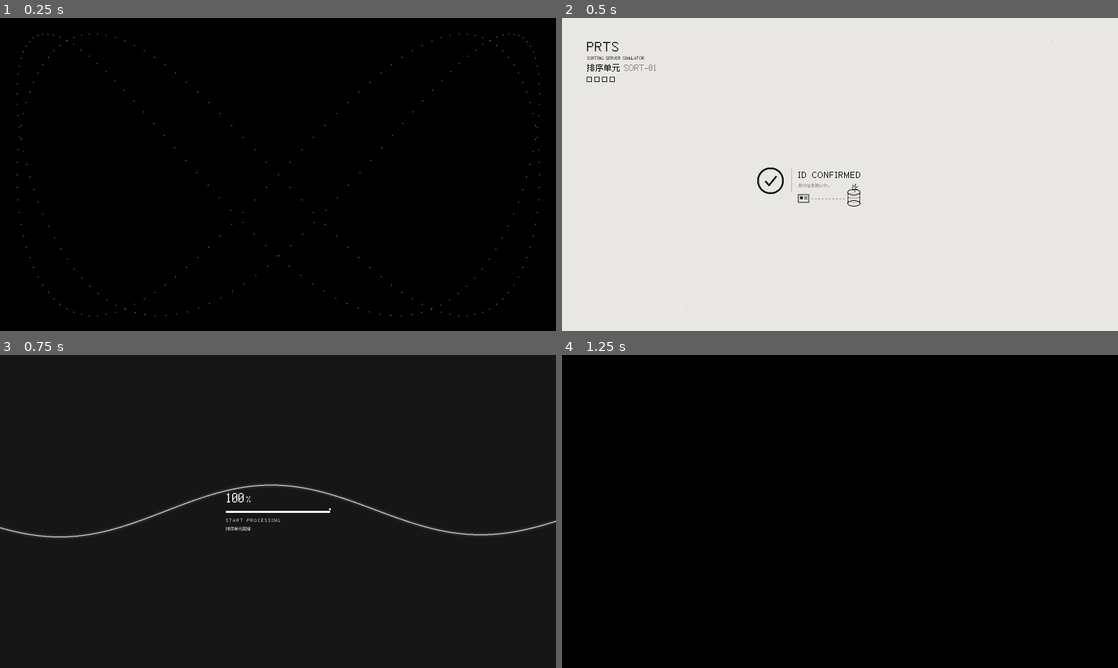
Above: before the commit, frames 1-4 (two rows, left to right).
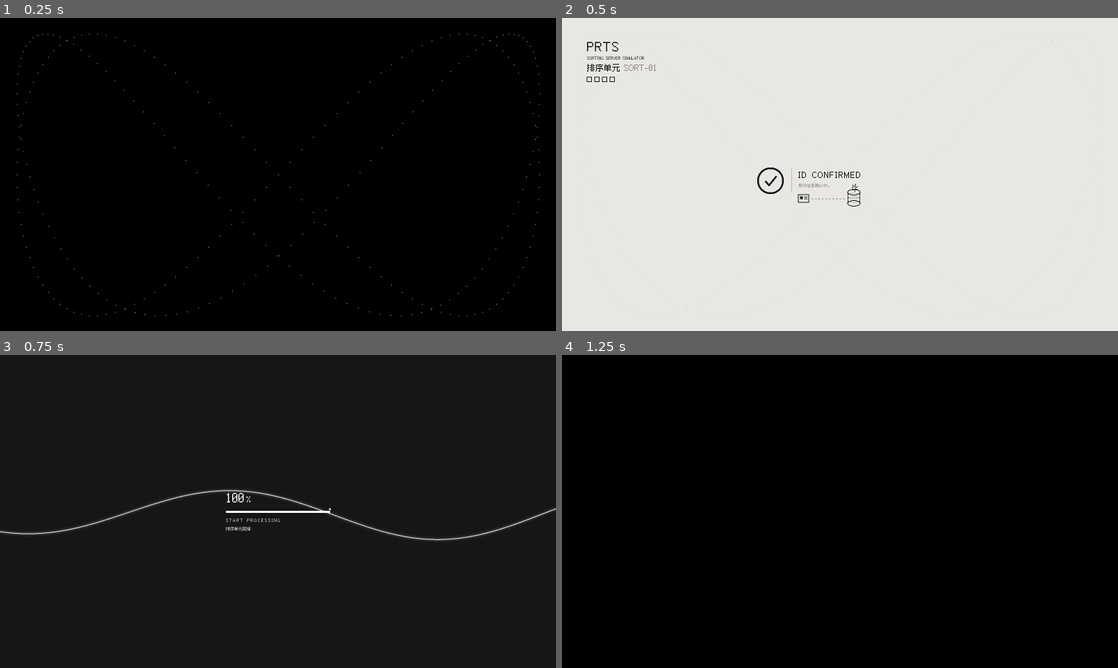
Above: after the commit, the same moments.

Repository: WWNNL/SORTING-SERVER-SIMULATOR
Game: Godot game, scene res://scenes/main.tscn
Two runs of this game, one before a commit and one after it. Both use one fixed random seed, a clock stepped at 60 frames per second and the inputs below.
Inputs (mouse positions are in pixels of both pictures, inside the frame that each line leads up to):
- Up to frame 1 (0.25 s): no input
- Up to frame 2 (0.5 s): no input
- Up to frame 3 (0.75 s): click (400, 639) at 0.52 s; type "12" at 0.6 s
- Up to frame 4 (1.25 s): no input

Frames 1-2 are identical in both runs. In frame 3, 1.6% of the frame differs, in the area x 0-100%, y 41-60%; in frame 4, nothing differs.

Commit message:
feat: 接入屏的波形走起来
黑屏那条正弦波原来是静止的。给相位加一个随时间递增的项，波峰就沿 x 一路
推过去；两个分量用不同的速度（主波 3.0 弧度/秒、次级 0.37 倍），叠出来的
形状边走边变形——同速的话整条只是平移，看着像一张图在滑，不像"信号在流"。
另外整条波形还缓慢上下浮一点（0.7 弧度/秒的小幅起伏）。

速度是量出来的：3.0 弧度/秒约合每秒 0.35 个屏宽，一段 2.4 秒的处理里波形
刚好从画面一头走到另一头——看得出来在流，又不至于快到晃眼。

波形抽成纯函数 wave_y(u, h, t)，测试因此能量出"它真的在动"：
- 七个采样点在 0.35 秒里全部挪动了
- 三秒里最高最低都落在屏高的 36%~64% 之间（不会跑出中段压到上下的字）
- 一秒内每个采样点的振幅都超过 1px（不是只有个别点在抖）

波形画在文字**下面**，波峰扫过时数字仍压在上面（实测最坏情况：波峰压在
百分比数字顶部，数字照读）。这一点和参考一致——参考里那道光带也是从
"START PROCESSING" 那组字后面穿过去的。

Diff:
--- a/scripts/ui/login_screen.gd
+++ b/scripts/ui/login_screen.gd
@@ -76,6 +76,10 @@
 const TEXT_X := -120.0        ## 两行字的左边界
 ## 黑屏中央：百分比 + 进度条那一组的半宽
 const BAR_HALF := 150.0
+## 波形的行进速度（弧度/秒）。主波 3.0 大约每秒走 0.35 个屏宽——
+## 一段 2.4 秒的处理里它刚好从画面一头走到另一头，看得出来在流，
+## 又不至于快到晃眼。次级分量是它的 0.37 倍（见 wave_y）。
+const WAVE_SPEED := 3.0
 
 enum { ST_LIGHT, ST_DARK, ST_OUT }
 
@@ -445,13 +449,23 @@
 	var steps := 160
 	for i in steps + 1:
 		var u := float(i) / float(steps)
-		# 主波 + 一点更慢的次级起伏。次级那项要很小：大了波形会有"折角"，
-		# 看着像手抖，不像一条干净的信号线。
-		var y := h * 0.5 + sin(u * TAU * 1.35 + 0.6) * h * 0.075 \
-			+ sin(u * TAU * 0.8 + 1.9) * h * 0.010
-		pts.append(Vector2(w * u, y))
+		pts.append(Vector2(w * u, wave_y(u, h, _t)))
 	for glow in [[16.0, 0.04], [9.0, 0.07], [4.0, 0.12], [2.0, 0.85]]:
 		draw_polyline(pts, Color(1.0, 1.0, 1.0, float(glow[1])), float(glow[0]))
+
+
+## 波形上某一点的 y（u 是横向占比 0~1）。
+##
+## 波形是**走的**：给相位加一个随时间递增的项，波峰就沿着 x 一路推过去。
+## 两个分量用不同的速度（主波快、次级慢），叠出来的形状会边走边变形——
+## 同速的话整条只是平移，看着像一张图在滑，不像"信号在流"。
+##
+## 抽成纯函数（只吃占比、屏高、时刻）：动画对不对得**量**得出来——
+## 光看两张截图说不清"它真的在动"，还是我截图时手抖了一下。
+static func wave_y(u: float, h: float, t: float) -> float:
+	return h * 0.5 + sin(t * 0.7) * h * 0.006 \
+		+ sin(u * TAU * 1.35 + 0.6 + t * WAVE_SPEED) * h * 0.075 \
+		+ sin(u * TAU * 0.8 + 1.9 + t * WAVE_SPEED * 0.37) * h * 0.010
 
 
 ## 中央：大号百分比 + 进度条 + START PROCESSING / 中文状态。
--- a/tests/test_login.gd
+++ b/tests/test_login.gd
@@ -25,6 +25,7 @@
 	_test_phases()
 	_test_count()
 	_test_state_machine()
+	_test_wave()
 
 	print("\n=== 通过 %d / 失败 %d ===" % [_pass, _fail])
 	quit(1 if (_fail > 0 or _pass == 0) else 0)
@@ -184,6 +185,50 @@
 	l2.free()
 
 
+# ---------------------------------------------------------------- 波形
+
+## 波形是这一屏唯一"一直在动"的东西（除了百分比数字）。这里量三件事：
+## 它真的在动、它不会跑出画面中段、它走的方向始终一致——
+## 靠眼看截图说不清"动了没有"，而且方向反了也看不出来。
+func _test_wave() -> void:
+	var h := 900.0
+	var us := [0.0, 0.17, 0.35, 0.5, 0.72, 0.9, 1.0]
+
+	var moved := 0
+	for u in us:
+		if absf(LoginScreen.wave_y(u, h, 0.0) - LoginScreen.wave_y(u, h, 0.35)) > 0.5:
+			moved += 1
+	_test("波形随时间移动", moved >= us.size() - 1,
+		"%d / %d 个采样点在 0.35 秒里挪动了" % [moved, us.size()])
+
+	# 走起来也不能跑出中段：它得一直横贯画面，压不到上下的字
+	var inside := true
+	var t := 0.0
+	while t < 3.0:
+		for u in us:
+			var y := LoginScreen.wave_y(u, h, t)
+			if y < h * 0.36 or y > h * 0.64:
+				inside = false
+		t += 0.05
+	_test("波形始终横在中段", inside,
+		"三秒里最高最低都落在 %.0f~%.0f 之间" % [h * 0.36, h * 0.64])
+
+	# 一个周期内每个采样点都在动（不是只有个别点在抖）
+	var all_move := true
+	for u in us:
+		var ys := []
+		var tt := 0.0
+		while tt < 1.0:
+			ys.append(LoginScreen.wave_y(u, h, tt))
+			tt += 0.1
+		var lo: float = ys.min()
+		var hi: float = ys.max()
+		if hi - lo < 1.0:
+			all_move = false
+	_test("每个采样点都在起伏", all_move,
+		"一秒内各点的振幅都超过 1px")
+
+
 func _test(name: String, ok: bool, detail: String) -> void:
 	if ok:
 		_pass += 1
